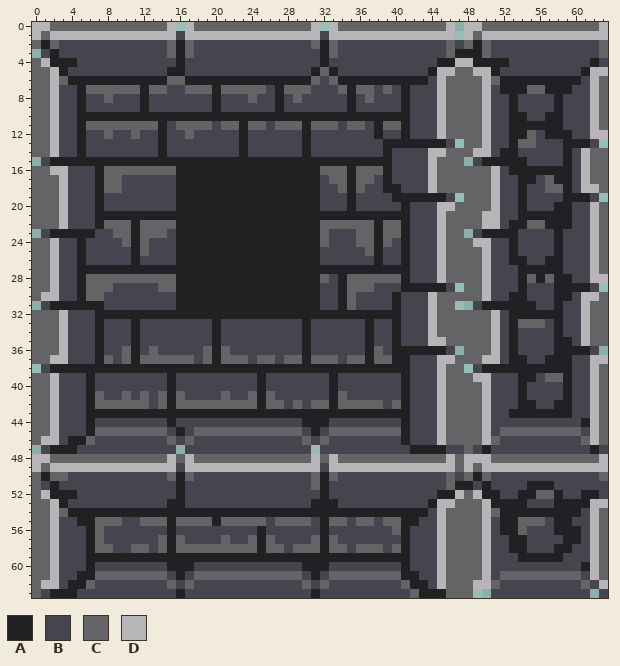
Pixel-art sprite -- Assets/Tiles/Dungeon tileset.png. The picture above is the old version.
The file is 64x64 pixels.
Palette (. is transparent): A #212123  B #45444f  C #646365  D #b8b5b9
After the commit:
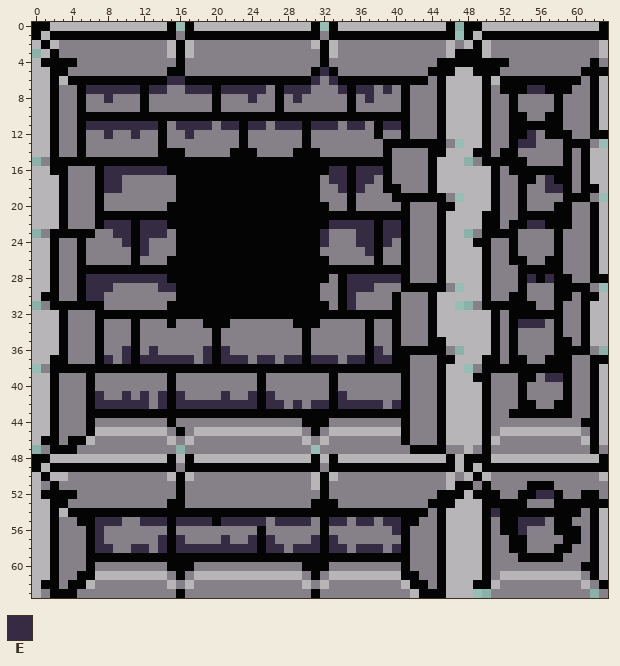
Colours new in this view: E #352b42
Changes in this commit:
colour A: #212123 -> #040404
colour B: #45444f -> #868188
Changed rows in their new state; - is a pixel that keeps its letter.
first column x 0:
 0 AADDDDDDDDDDDDDA-ADDDDDDDDDDDDDA-ADDDDDDDDDDDDA-AADDDDDDDDDDDDDA
 1 ADAAAAAAAAAAAAAA-AAAAAAAAAAAAAAA-AAAAAAAAAAAAAA-ADAAAAAAAAAAAAAA
 2 D-D------------D-D-------------D-D------------D-D-D------------D
 3 -D-------------D-D---------------D------------D---D------------D
 4 DA---------------------------------------------AA---------------
 5 DDA-----------------------------E------------AADDAA-----------AA
 6 DDAD-----------EE--------------E-E-----------ADDDDAD----------AD
 7 DDA---EEEEEE-EE--EEE-EEEEE--EEE---E-EE-E-----ADDDDA----EE-----AD
 8 DDA-----E---------------E----E-------E-------ADDDDA-----------AD
 9 DDA------------------------------------------ADDDDA-----------AD
10 DDA------------------------------------------ADDDDA-----------AD
11 DDA---EEEEEEEE--EEEE-EE-EE-EEE-EEE-EE--EE----ADDDDA-----------AD
12 DDA-----E--E-----E---------------------------ADDDDA----E------AA
13 DDA---------------------------------------------DDA---EE--------
14 DDA------------AA-----A-A----A-A------------AADDDAA----------ADD
15 --------------------------------------------ADDD-------------ADD
16 DDAA----EEEEEEEA----------------AEE-EEE-----ADDDDDDA---------ADD
17 DDDA----EE-----------------------EE-EE------ADDDDDDA-----E---ADD
18 DDDA----EE------------------------E-E-------ADDDDDDA-----EE--AAD
19 DDDA--------------------------------------------DDDA------------
20 DDDA-----------A----------------A------------AADDDDA----------AD
21 DDDA-----------------------------------------ADDDDAA----------AD
22 DDDA----EEE-EEEA----------------AEEEEE-EE----ADDDDAA---EE-----AD
23 ---------EE-EEE-----------------E---EE-EE----ADD--------------AD
24 DDA-------E-E-------------------E---EE-E-----ADDDAA-----------AD
25 DDA---------E------------------------E-------ADDDDA-----------AD
26 DDA------------A----------------A------------ADDDDA-----------AD
27 DDA------------------------------------------ADDDDA-----------AD
28 DDA---EEEEEEEEEA----------------A--EEEEEE----ADDDDA----E-E----AA
29 DDA---EEE-----EE-------------------EEE----------DDA-------------
30 DAA---EE---------------------------E--------ADDDDDA----------AAD
31 ---------------A----------------A--E--------ADD--------------ADD
32 DDDA----------------------------------------ADDDDDDA---------ADD
33 DDDA-----------A---A-A-------A-A------------ADDDDDDA--EEE----ADD
34 DDDA----------------------------------------ADDDDDDA---------ADD
35 DDDA----------------------------------------AADDDDDA---------ADD
36 DDDA------E--E-----E-E----------------E---------DDDA------------
37 DDAA----E-E-EEEEEE-E-EEE-EE-EE-EEE-EE-EE-----AADDDAA----------AA
38 ---------------------------------------------ADD--------------AD
39 DDA------------------------------------------ADDDAA------EE---AD
40 DDA------------------------------------------ADDDDA-----------AD
41 DDA----E--E-E-E-E----E--E-E-------E----------ADDDDA-----------AD
42 DDA----EEEEEE-E-EEEEEEEEE-EE-E-EE-EEEEE-E----ADDDDA-----------AD
43 DDA------------------------------------------ADDDDA-----------AD
44 DDA------------------------------------------ADDDDA-----------AD
45 DDA----DDDDDDDD---DDDDDDDDDDDD---DDDDDDDD----ADDDDA-DDDDDDDDD-AD
46 DAA---D--------D-D------------D-D------------ADDDDAD---------DAD
47 ------------------------------------------------D---------------
48 AADDDDDDDDDDDDDADADDDDDDDDDDDDDADADDDDDDDDDDDDADAAADDDDDDDDDDDDA
49 ADAAAAAAAAAAAAAA-AAAAAAAAAAAAAAA-AAAAAAAAAAAAAADADAAAAAAAAAAAAAA
50 D-DD-----------D-D-------------D-D------------D-D-D------------D
51 D------------------------------D--------------D-----------------
52 DA---------------------------------------------ADA------EE------
53 DDA------------------------------------------AADDDA-----------AA
54 DDAD-----------------------------------------ADDDDAE----------AD
55 DDA----EEE--EEE-EEEE-EEEEE-EEEE--EE-EE-EE----ADDDDA---EEE-----AD
56 DDA----E--------------------------------E----ADDDDA---E-------AD
57 DDA----E------E-E----E--E-E----E-E-----------ADDDDA-----------AD
58 DDA----EE--EE-E-EEEEEEEEE-EE-EEE-EE-EEE-E----ADDDDA-----------AD
59 DDA------------------------------------------ADDDDA-----------AD
60 DDA------------------------------------------ADDDDA-----------AD
61 DDA----DDDDDDDD---DDDDDDDDDDDD---DDDDDDDD----ADDDDA-DDDDDDDDD-AD
62 DAA---D--------D-D------------D-D--------D---ADDDAAD---------D-A
63 D-----------------------------------------D---DDD---------------
